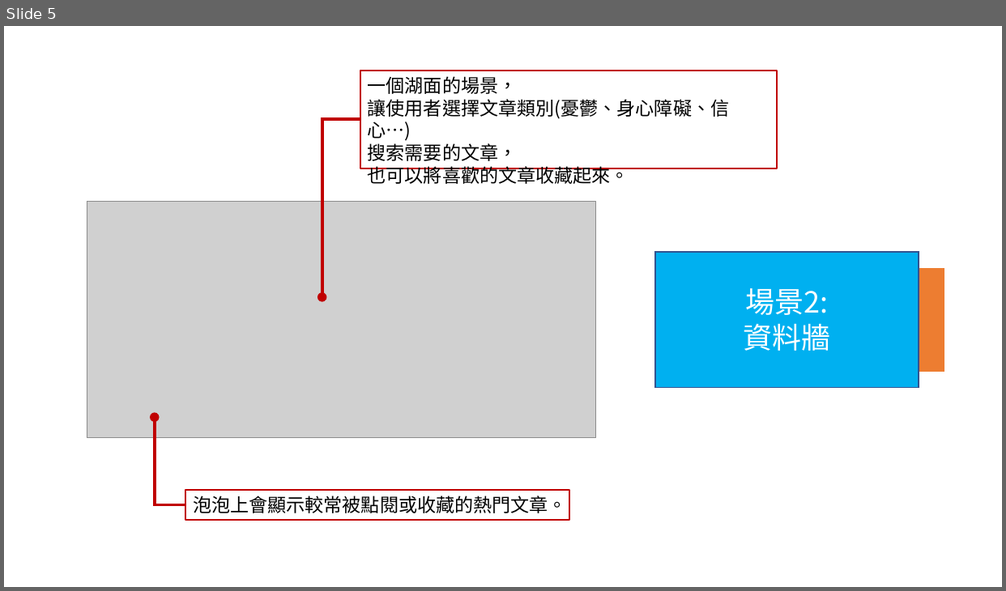
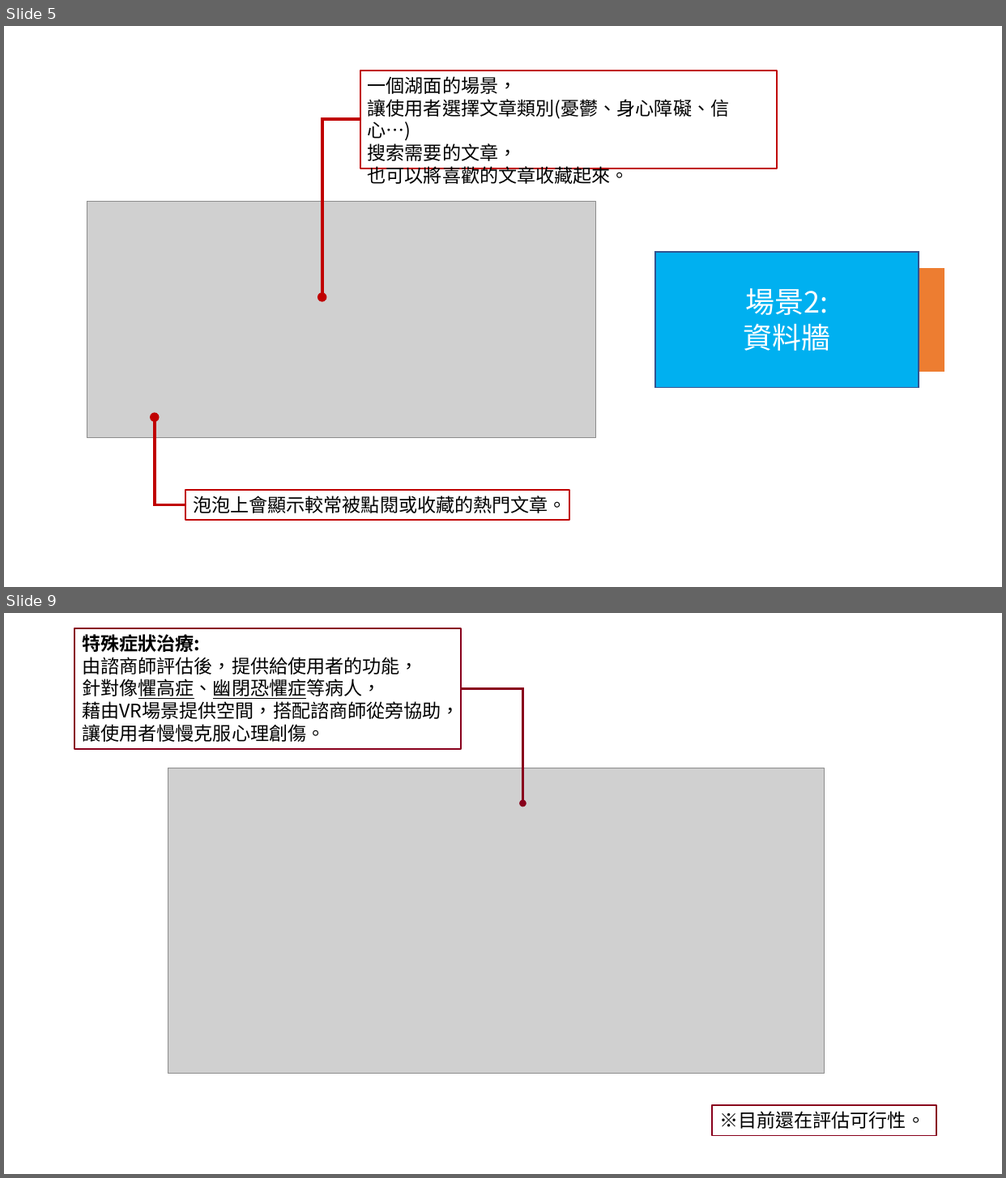
Before and after one commit to StevenShih-0402/Plan, a slide deck: media/image/心橋/心橋-平面圖.pptx. Shown one above the other, each under a label of ours: slide 5 before the commit, slides 5 and 9 after it; the slides between them are not shown. The pictures are 1006x591 and 1006x1178 pixels, drawn with LibreOffice and Linux fonts; fonts in the diff are those of the drawing; grey boxes stand for pictures. Boxes give left, top, right and bottom in pixels: in the first picture for what was removed or moved away, otherwise in the second. Text is boxed around its words. In the diff, an @@ line names an element or a change of style, - is before the commit and + after.

```diff
--- a/media/image/心橋/心橋-平面圖.pptx
+++ b/media/image/心橋/心橋-平面圖.pptx
@@ slide 9 added at bbox=[4, 613, 1002, 1174], background #FFFFFF @@
@@ rectangle added at bbox=[74, 628, 462, 749], outline #88001B 1.5 pt, 18 pt, text #000000 @@
+特殊症狀治療:
+由諮商師評估後，提供給使用者的功能，
+針對像懼高症、幽閉恐懼症等病人，
+藉由VR場景提供空間，搭配諮商師從旁協助，
+讓使用者慢慢克服心理創傷。
@@ elbow arrow added from (462, 688) to (522, 803), #88001B 2.25 pt @@
@@ picture added at bbox=[168, 768, 825, 1073] @@
@@ rectangle added at bbox=[712, 1105, 937, 1135], outline #88001B 1.5 pt, 18 pt, text #000000 @@
+※目前還在評估可行性。
```
Also in this commit, not shown: 6 slides changed, 1 other slide added, 11 other files.
